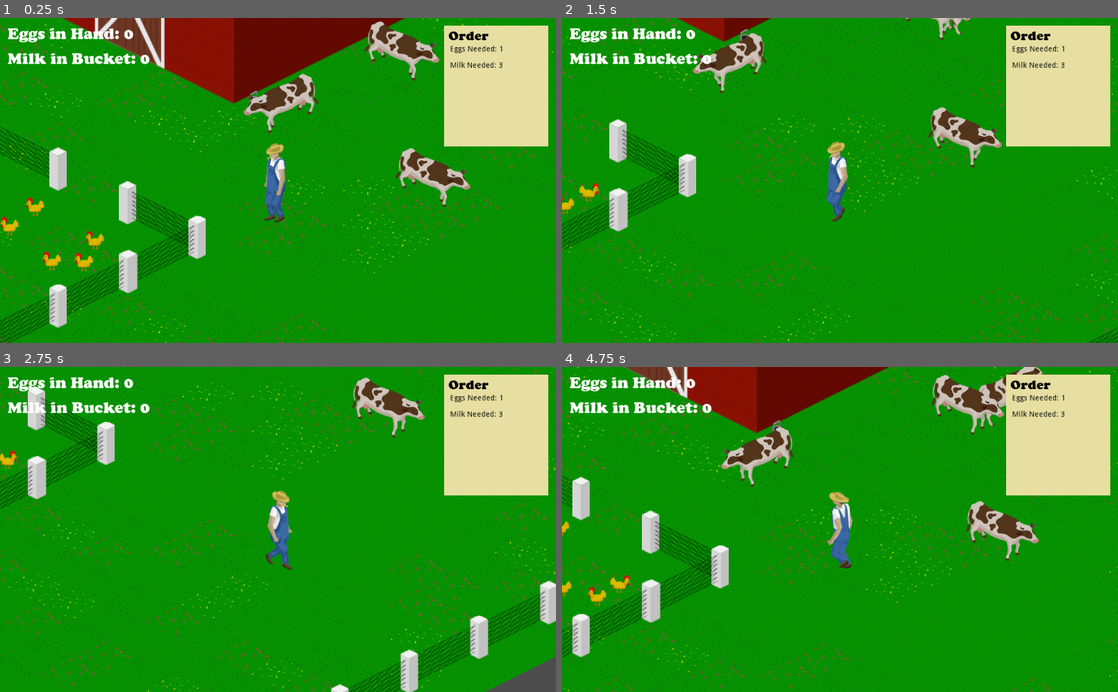
Above: before the commit, frames 1-4 (two rows, left to right).
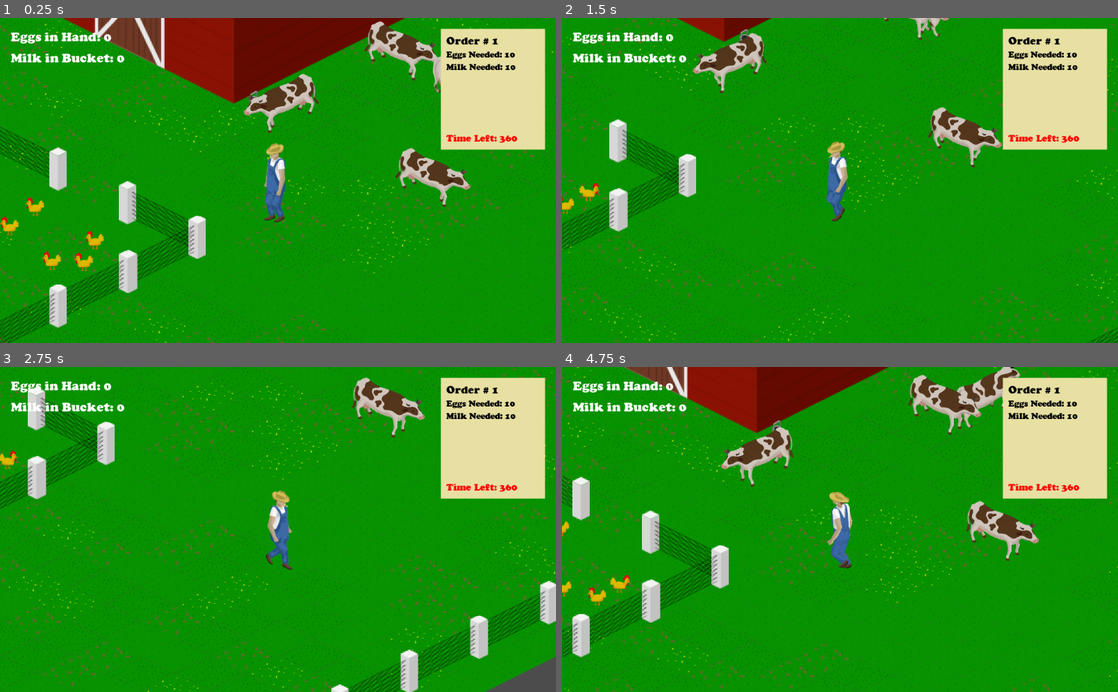
Above: after the commit, the same moments.

Repository: CodeChomper/LDJam46
Game: Godot game, scene res://Scenes/Farm.tscn
Two runs of this game, one before a commit and one after it. Both use one fixed random seed, a clock stepped at 60 frames per second and the inputs below.
Inputs:
- Up to frame 1 (0.25 s): no input
- Up to frame 2 (1.5 s): hold Right (ui_right) 0.53-1.28 s; tap Space (Interact) at 0.6, 1.35 s; hold Down (ui_down) from 1.28 s (still down)
- Up to frame 3 (2.75 s): release Down (ui_down) at 2.03 s; hold Right (ui_right) from 2.03 s (still down); tap Space (Interact) at 2.1 s
- Up to frame 4 (4.75 s): release Right (ui_right) at 2.78 s; hold Up (ui_up) 2.78-3.53 s; tap Space (Interact) at 2.85, 3.6, 4.35 s; hold Left (ui_left) from 3.53 s (still down)

The runs differ from the first frame. In frame 1, 3.0% of the frame differs, in the area x 1-99%, y 2-41%; in frame 2, 3.3%; in frame 3, 2.9%; in frame 4, 4.8%, in the area x 1-99%, y 0-41%.

Commit message:
UI scaling works!

Diff:
--- a/Scenes/Farm.tscn
+++ b/Scenes/Farm.tscn
@@ -9,6 +9,7 @@
 [ext_resource path="res://Scenes/Bucket.tscn" type="PackedScene" id=7]
 [ext_resource path="res://Scenes/Truck.tscn" type="PackedScene" id=8]
 [ext_resource path="res://Scenes/Cow.tscn" type="PackedScene" id=9]
+[ext_resource path="res://Scenes/UI.tscn" type="PackedScene" id=10]
 
 [sub_resource type="TileSet" id=1]
 0/name = "GrasTiles.png 0"
@@ -49,10 +50,10 @@
 1/shapes = [  ]
 1/z_index = 0
 
+[sub_resource type="CircleShape2D" id=2]
+radius = 130.605
+
 [sub_resource type="CircleShape2D" id=3]
-radius = 130.605
-
-[sub_resource type="CircleShape2D" id=4]
 radius = 53.887
 
 [node name="Farm" type="Node2D"]
@@ -70,6 +71,20 @@
 [node name="Farmer" parent="YSort" instance=ExtResource( 2 )]
 position = Vector2( 404.659, 367.157 )
 
+[node name="Camera2D" type="Camera2D" parent="YSort/Farmer"]
+current = true
+
+[node name="CanvasLayer" type="CanvasLayer" parent="YSort/Farmer/Camera2D"]
+
+[node name="Control" type="Control" parent="YSort/Farmer/Camera2D/CanvasLayer"]
+anchor_right = 1.0
+anchor_bottom = 1.0
+__meta__ = {
+"_edit_use_anchors_": false
+}
+
+[node name="UI" parent="YSort/Farmer/Camera2D/CanvasLayer/Control" instance=ExtResource( 10 )]
+
 [node name="Barn" type="Sprite" parent="YSort"]
 position = Vector2( 450.58, -249.231 )
 scale = Vector2( 2, 2 )
@@ -328,7 +343,7 @@
 position = Vector2( 818.392, -13.8763 )
 
 [node name="Cow5" parent="YSort" instance=ExtResource( 9 )]
-position = Vector2( 772.989, 153.835 )
+position = Vector2( 731.787, 157.327 )
 
 [node name="Chicken" parent="YSort" instance=ExtResource( 4 )]
 position = Vector2( -142.308, 375.265 )
--- a/Scenes/Farmer.tscn
+++ b/Scenes/Farmer.tscn
@@ -101,9 +101,6 @@
 [ext_resource path="res://Animations/Farmer/FarmerUp-WalkBucket_09.png" type="Texture" id=99]
 [ext_resource path="res://Animations/Farmer/FarmerDown-WalkBucket_07.png" type="Texture" id=100]
 [ext_resource path="res://Animations/Farmer/FarmerUp-Walk_00.png" type="Texture" id=101]
-[ext_resource path="res://Scripts/UIController.gd" type="Script" id=102]
-[ext_resource path="res://COOPBL.TTF" type="DynamicFontData" id=103]
-[ext_resource path="res://UI/OrderPaper.png" type="Texture" id=104]
 [ext_resource path="res://Animations/Farmer/FarmerDown-Milk_02.png" type="Texture" id=105]
 [ext_resource path="res://Animations/Farmer/FarmerDown-Milk_01.png" type="Texture" id=106]
 [ext_resource path="res://Animations/Farmer/FarmerDown-Milk_03.png" type="Texture" id=107]
@@ -192,14 +189,6 @@
 radius = 19.1862
 height = 28.9768
 
-[sub_resource type="DynamicFont" id=3]
-size = 30
-font_data = ExtResource( 103 )
-
-[sub_resource type="DynamicFont" id=4]
-size = 24
-font_data = ExtResource( 103 )
-
 [sub_resource type="CircleShape2D" id=5]
 radius = 49.6899
 
@@ -215,78 +204,6 @@
 [node name="CollisionShape2D" type="CollisionShape2D" parent="."]
 position = Vector2( -3.88239, 23.2944 )
 shape = SubResource( 2 )
-
-[node name="Camera2D" type="Camera2D" parent="."]
-current = true
-drag_margin_left = 0.0
-drag_margin_top = 0.0
-drag_margin_right = 0.0
-drag_margin_bottom = 0.0
-editor_draw_drag_margin = true
-
-[node name="Node2D" type="Node2D" parent="Camera2D"]
-z_index = 4096
-script = ExtResource( 102 )
-
-[node name="EggCountLabel" type="Label" parent="Camera2D/Node2D"]
-margin_left = -498.053
-margin_top = -288.767
-margin_right = -266.053
-margin_bottom = -253.767
-custom_fonts/font = SubResource( 3 )
-text = "Eggs in Hand: 0"
-__meta__ = {
-"_edit_use_anchors_": false
-}
-
-[node name="MilkCountLabel" type="Label" parent="Camera2D/Node2D"]
-margin_left = -498.053
-margin_top = -242.522
-margin_right = -266.053
-margin_bottom = -207.522
-custom_fonts/font = SubResource( 3 )
-text = "Milk in Bucket: 0"
-__meta__ = {
-"_edit_use_anchors_": false
-}
-
-[node name="OrderPaper" type="Sprite" parent="Camera2D/Node2D"]
-position = Vector2( 402.323, -174.242 )
-texture = ExtResource( 104 )
-
-[node name="Label" type="Label" parent="Camera2D/Node2D/OrderPaper"]
-margin_left = -88.4451
-margin_top = -108.3
-margin_right = -14.4451
-margin_bottom = -79.3002
-custom_fonts/font = SubResource( 4 )
-custom_colors/font_color = Color( 0, 0, 0, 1 )
-text = "Order"
-__meta__ = {
-"_edit_use_anchors_": false
-}
-
-[node name="EggsNeededLabel" type="Label" parent="Camera2D/Node2D/OrderPaper"]
-margin_left = -84.8352
-margin_top = -74.9076
-margin_right = -44.8352
-margin_bottom = -60.9076
-custom_colors/font_color = Color( 0, 0, 0, 1 )
-text = "Eggs Needed 0"
-__meta__ = {
-"_edit_use_anchors_": false
-}
-
-[node name="MilkNeededLabel" type="Label" parent="Camera2D/Node2D/OrderPaper"]
-margin_left = -84.8352
-margin_top = -45.1533
-margin_right = 9.16479
-margin_bottom = -31.1533
-custom_colors/font_color = Color( 0, 0, 0, 1 )
-text = "Milk Needed 0"
-__meta__ = {
-"_edit_use_anchors_": false
-}
 
 [node name="FarmerArea2D" type="Area2D" parent="."]
 collision_layer = 2
--- /dev/null
+++ b/Scenes/UI.tscn
@@ -0,0 +1,117 @@
+[gd_scene load_steps=7 format=2]
+
+[ext_resource path="res://COOPBL.TTF" type="DynamicFontData" id=1]
+[ext_resource path="res://UI/OrderPaper.png" type="Texture" id=2]
+
+[sub_resource type="DynamicFont" id=1]
+size = 24
+font_data = ExtResource( 1 )
+
+[sub_resource type="DynamicFont" id=2]
+size = 20
+font_data = ExtResource( 1 )
+
+[sub_resource type="DynamicFont" id=3]
+font_data = ExtResource( 1 )
+
+[sub_resource type="DynamicFont" id=4]
+size = 18
+font_data = ExtResource( 1 )
+
+[node name="UI" type="HBoxContainer"]
+anchor_right = 1.0
+anchor_bottom = 1.0
+margin_left = 20.0
+margin_top = 20.0
+margin_right = -20.0
+margin_bottom = -20.0
+size_flags_horizontal = 3
+size_flags_vertical = 3
+__meta__ = {
+"_edit_use_anchors_": false
+}
+
+[node name="LeftColumn" type="VBoxContainer" parent="."]
+margin_right = 788.0
+margin_bottom = 560.0
+size_flags_horizontal = 3
+size_flags_vertical = 3
+custom_constants/separation = 10
+
+[node name="EggsLabel" type="Label" parent="LeftColumn"]
+margin_right = 788.0
+margin_bottom = 29.0
+custom_fonts/font = SubResource( 1 )
+text = "Eggs in Hand: 0	"
+
+[node name="MilkLabel" type="Label" parent="LeftColumn"]
+margin_top = 39.0
+margin_right = 788.0
+margin_bottom = 68.0
+custom_fonts/font = SubResource( 1 )
+text = "Milk in Bucket: 0	"
+
+[node name="MarginContainer" type="MarginContainer" parent="."]
+margin_left = 792.0
+margin_right = 984.0
+margin_bottom = 560.0
+__meta__ = {
+"_edit_use_anchors_": false
+}
+
+[node name="OrderPaper" type="TextureRect" parent="MarginContainer"]
+margin_right = 192.0
+margin_bottom = 223.0
+size_flags_horizontal = 9
+size_flags_vertical = 0
+texture = ExtResource( 2 )
+
+[node name="VBoxContainer" type="VBoxContainer" parent="MarginContainer/OrderPaper"]
+anchor_right = 1.0
+margin_left = 10.0
+margin_top = 10.0
+margin_bottom = 52.0
+size_flags_horizontal = 3
+size_flags_vertical = 3
+__meta__ = {
+"_edit_use_anchors_": false
+}
+
+[node name="OrderNumberLabel" type="Label" parent="MarginContainer/OrderPaper/VBoxContainer"]
+margin_right = 182.0
+margin_bottom = 24.0
+custom_fonts/font = SubResource( 2 )
+custom_colors/font_color = Color( 0, 0, 0, 1 )
+text = "Order # 1"
+__meta__ = {
+"_edit_use_anchors_": false
+}
+
+[node name="EggsNeededLabel" type="Label" parent="MarginContainer/OrderPaper/VBoxContainer"]
+margin_top = 28.0
+margin_right = 182.0
+margin_bottom = 47.0
+custom_fonts/font = SubResource( 3 )
+custom_colors/font_color = Color( 0, 0, 0, 1 )
+text = "Eggs Needed: 10"
+
+[node name="MilkNeededLabel2" type="Label" parent="MarginContainer/OrderPaper/VBoxContainer"]
+margin_top = 51.0
+margin_right = 182.0
+margin_bottom = 70.0
+custom_fonts/font = SubResource( 3 )
+custom_colors/font_color = Color( 0, 0, 0, 1 )
+text = "Milk Needed: 10"
+
+[node name="Label" type="Label" parent="MarginContainer/OrderPaper"]
+anchor_top = 1.0
+anchor_right = 1.0
+anchor_bottom = 1.0
+margin_left = 10.0
+margin_top = -32.0
+custom_fonts/font = SubResource( 4 )
+custom_colors/font_color = Color( 1, 0, 0, 1 )
+text = "Time Left: 360"
+__meta__ = {
+"_edit_use_anchors_": false
+}
--- a/Scripts/Globals.gd
+++ b/Scripts/Globals.gd
@@ -1,22 +1,39 @@
 extends Node
 
 var randy
-var eggs_in_hand = 0
-var eggs_in_truck = 0
-var milk_needed = 0
-var milk_in_bucket = 0
-var milk_in_truck = 0
-var eggs_needed = 0
+var eggs_in_hand
+var eggs_in_truck
+var milk_needed
+var milk_in_bucket
+var milk_in_truck
+var eggs_needed
+var order_timer
 signal new_order_sig
 
 func _ready():
 	randy = RandomNumberGenerator.new()
 	randy.randomize()
+	order_timer = Timer.new()
+	add_child(order_timer)
+	order_timer.connect("timeout", self, "_on_order_timer_time_out")
+	reset()
 	new_order()
+
+
+func reset():
+	eggs_in_hand = 0
+	eggs_in_truck = 0
+	milk_needed = 0
+	milk_in_bucket = 0
+	milk_in_truck = 0
+	eggs_needed = 0
+
 
 func new_order():
 	eggs_needed = 1 #randy.randi_range(0, 24)
 	milk_needed = 3
+	order_timer.wait_time = 20 * (eggs_needed + milk_needed)
+	order_timer.start()
 	emit_signal("new_order_sig")
 
 func deposit_milk():
@@ -38,3 +55,6 @@
 		#order complete sound
 		#truck drive away
 		new_order()
+
+func _on_order_timer_time_out():
+	print("Order Failed!")
--- a/Scripts/UIController.gd
+++ b/Scripts/UIController.gd
@@ -1,4 +1,4 @@
-extends Node2D
+extends VBoxContainer
 
 
 # Declare member variables here. Examples:
--- a/project.godot
+++ b/project.godot
@@ -56,4 +56,5 @@
 
 [rendering]
 
+quality/driver/driver_name="GLES2"
 environment/default_environment="res://default_env.tres"
Not shown: 3 places in Scenes/Farm.tscn that only renumber resources
Not shown: 1 places in Scenes/Farmer.tscn that only renumber resources
